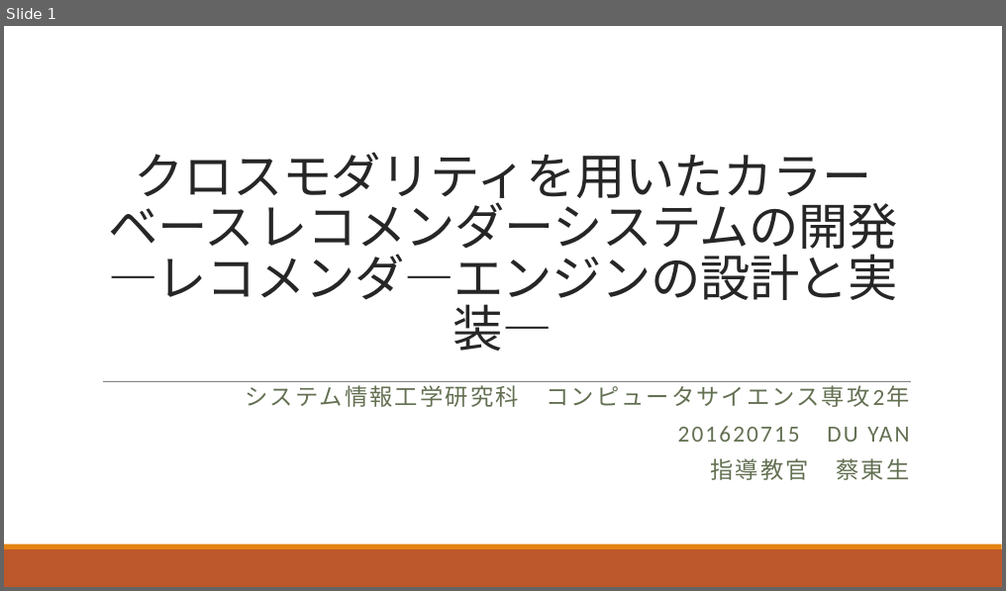
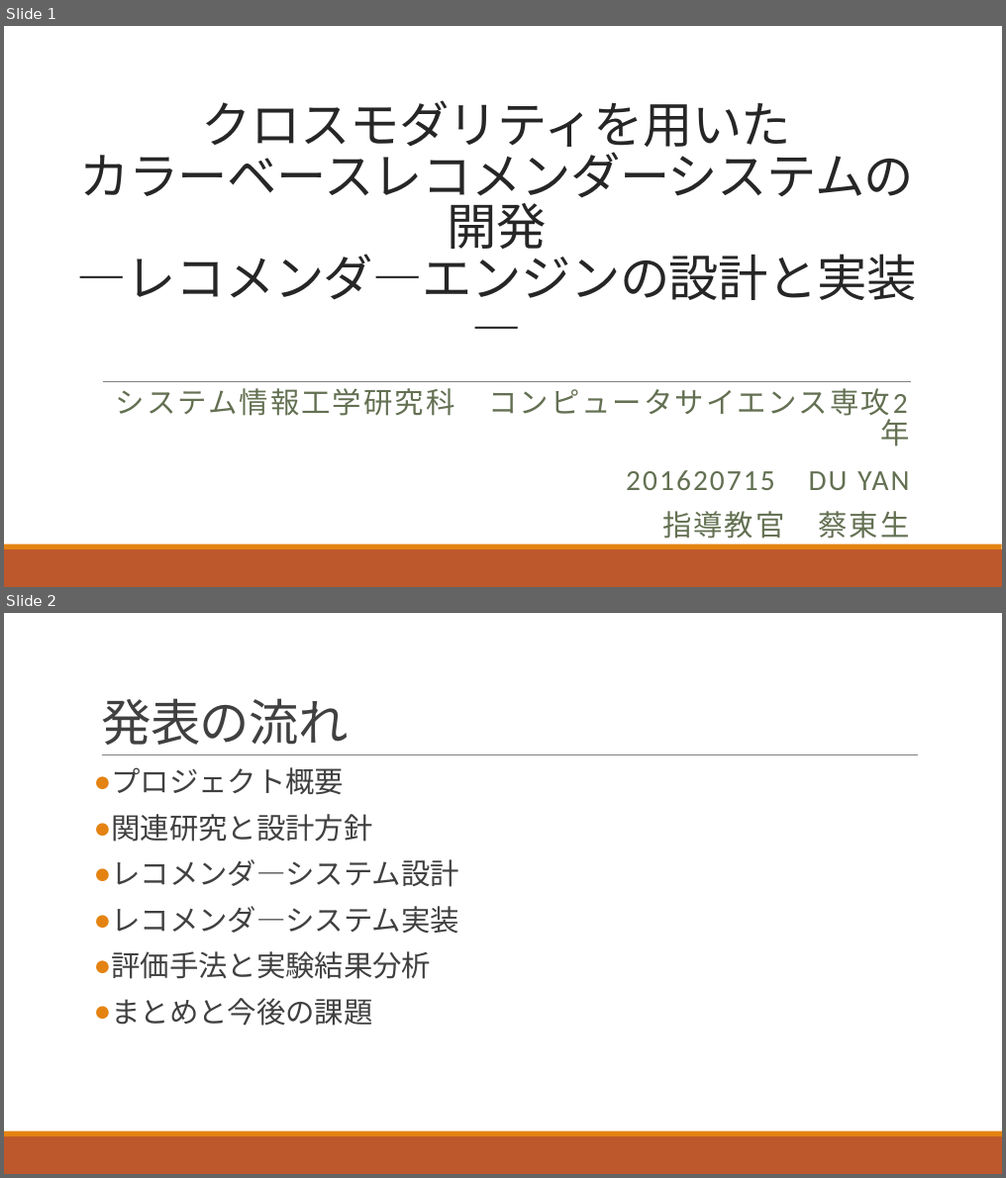
Before and after one commit to we333/m2_paper, a slide deck: 提交材料/プレゼンテーション.pptx. Shown one above the other, each under a label of ours: slide 1 before the commit, slides 1 and 2 after it. The pictures are 1006x591 and 1006x1178 pixels, drawn with LibreOffice and Linux fonts; fonts in the diff are those of the drawing. Boxes give left, top, right and bottom in pixels: in the first picture for what was removed or moved away, otherwise in the second. Text is boxed around its words. In the diff, an @@ line names an element or a change of style, - is before the commit and + after.

```diff
--- a/提交材料/プレゼンテーション.pptx
+++ b/提交材料/プレゼンテーション.pptx
@@ slide 2 added at bbox=[4, 613, 1002, 1174], background #FFFFFF; not listed: 2 template elements that a slide beside it also shows @@
@@ title added at bbox=[101, 698, 349, 745], 48 pt, text #404040 @@
+発表の流れ
@@ line added from (102, 756) to (918, 756), #808080 0.5 pt @@
@@ text added at bbox=[111, 767, 458, 1026], 28 pt, text #404040 @@
+● プロジェクト概要
+● 関連研究と設計方針
+● レコメンダ―システム設計
+● レコメンダ―システム実装
+● 評価手法と実験結果分析
+● まとめと今後の課題
@@ slide 1 changed as well @@
@@ title at bbox=[77, 100, 917, 300]: spaces changed @@
-クロスモダリティを用いたカラーベース レコメンダーシステムの開発
-―レコメンダ―エンジンの設計と実装―
+クロスモダリティを用いた
+カラーベースレコメンダーシステムの開発
+―レコメンダ―エンジンの設計と実装―
@@ subtitle "システム情報工学研究科 コンピュータサイエンス専攻2年" at bbox=[116, 388, 909, 545]: size 22.2 to 28 pt; line spacing 0.8 to 0.9 @@
```
Also in this commit, not shown: 37 other slides added, 1 slide removed, 2 other files.
